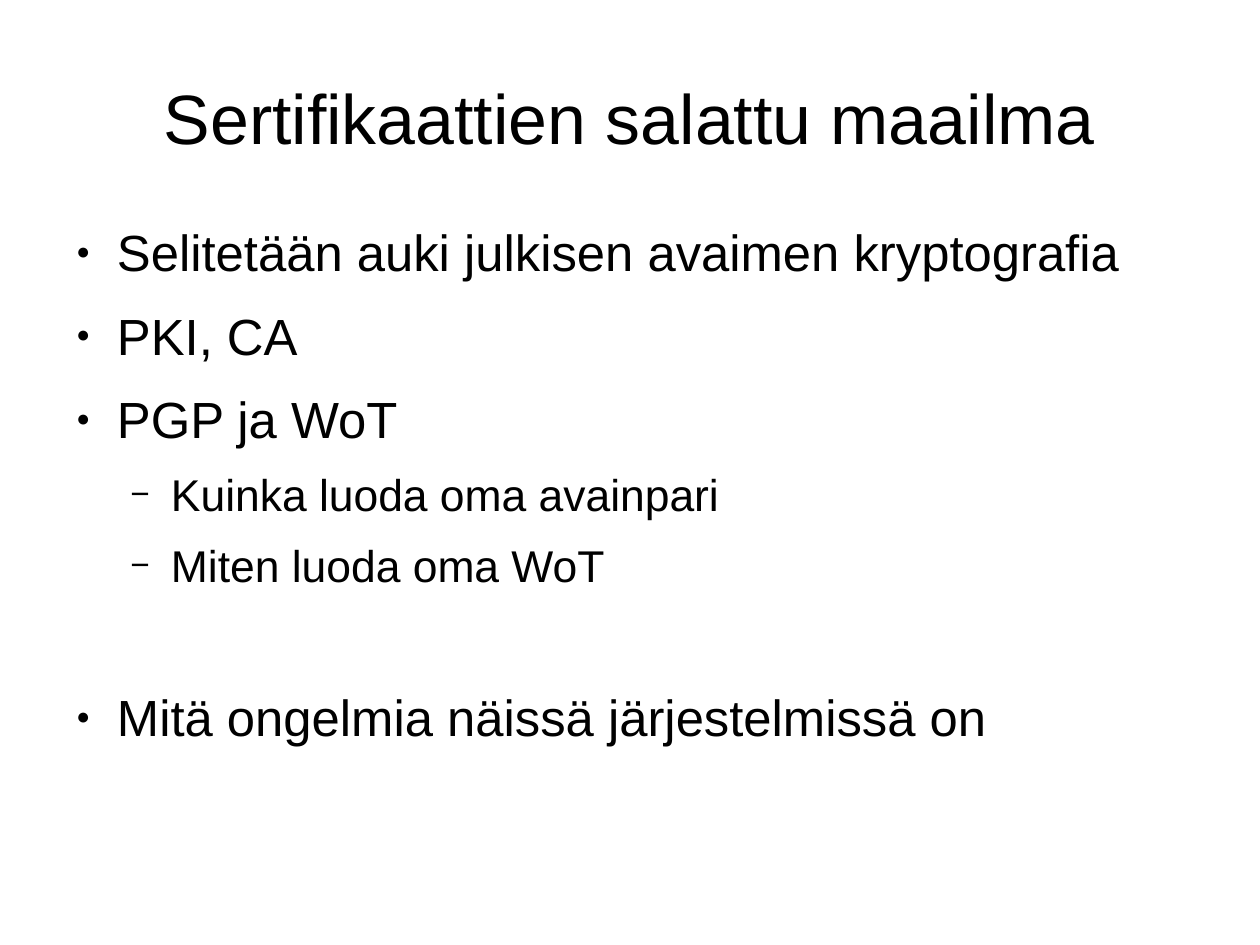
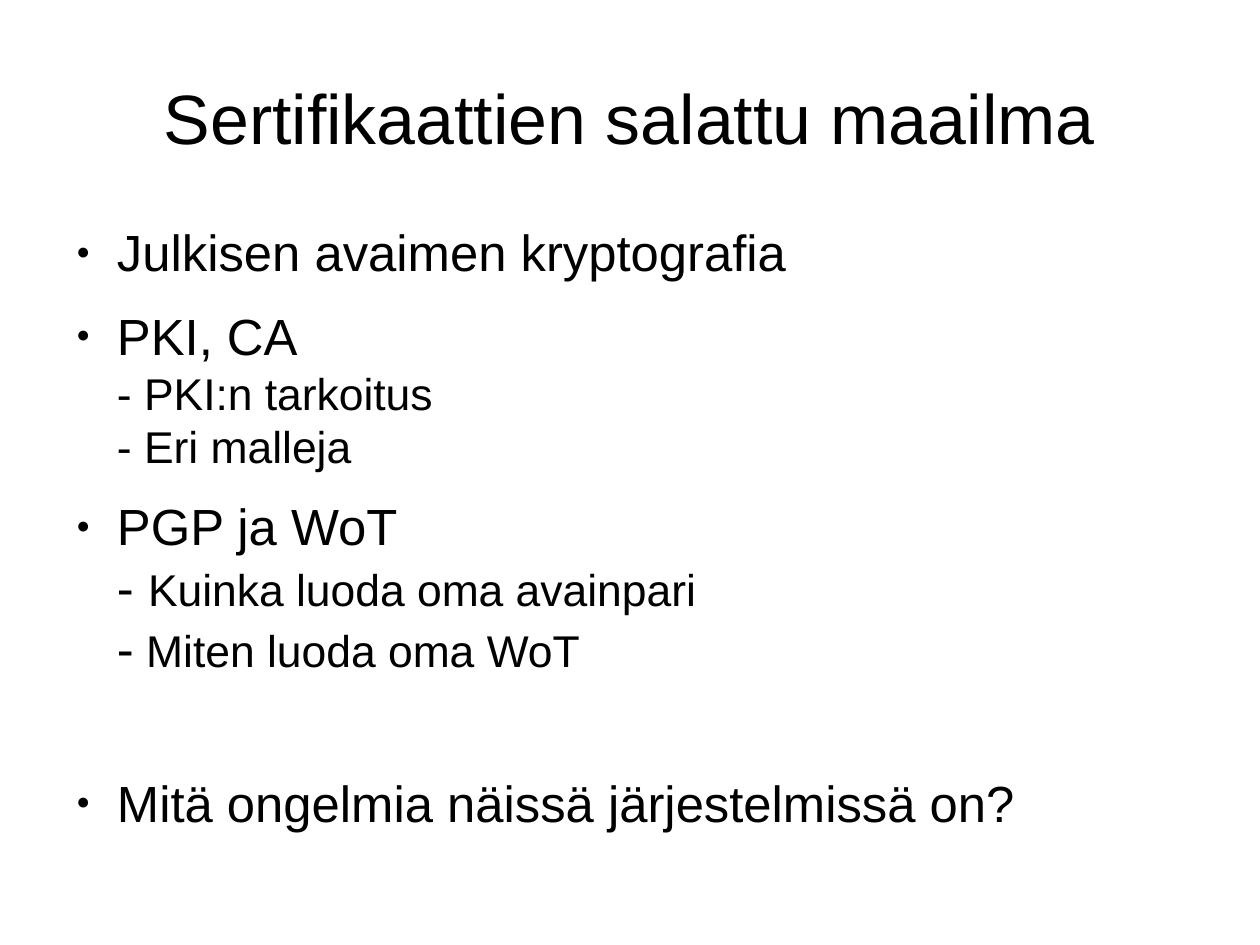
Before and after one commit to TatuE/tietoturvanHallinta, a slide deck: slide 8 of documents/Varmenteet yrityskäytössä pp.pptx. Drawn at 1260x945 pixels with LibreOffice and Linux fonts; fonts in the diff are those of the drawing; background and template pictures are left out. Boxes give left, top, right and bottom in pixels: in the first picture for what was removed or moved away, otherwise in the second. Text is boxed around its words. In the diff, an @@ line names an element or a change of style, - is before the commit and + after.

```diff
--- a/documents/Varmenteet yrityskäytössä pp.pptx
+++ b/documents/Varmenteet yrityskäytössä pp.pptx
@@ text at [117, 234, 1015, 832]: text changed @@
-● Selitetään auki julkisen avaimen kryptografia
-● PKI, CA
-● PGP ja WoT
-  − Kuinka luoda oma avainpari
-  − Miten luoda oma WoT
-● Mitä ongelmia näissä järjestelmissä on
+● Julkisen avaimen kryptografia
+● PKI, CA
+  - PKI:n tarkoitus
+  - Eri malleja
+● PGP ja WoT
+  - Kuinka luoda oma avainpari
+  - Miten luoda oma WoT
+● Mitä ongelmia näissä järjestelmissä on?
```
Also in this commit, not shown: 2 other slides changed, 1 slide added, 1 slide removed.
